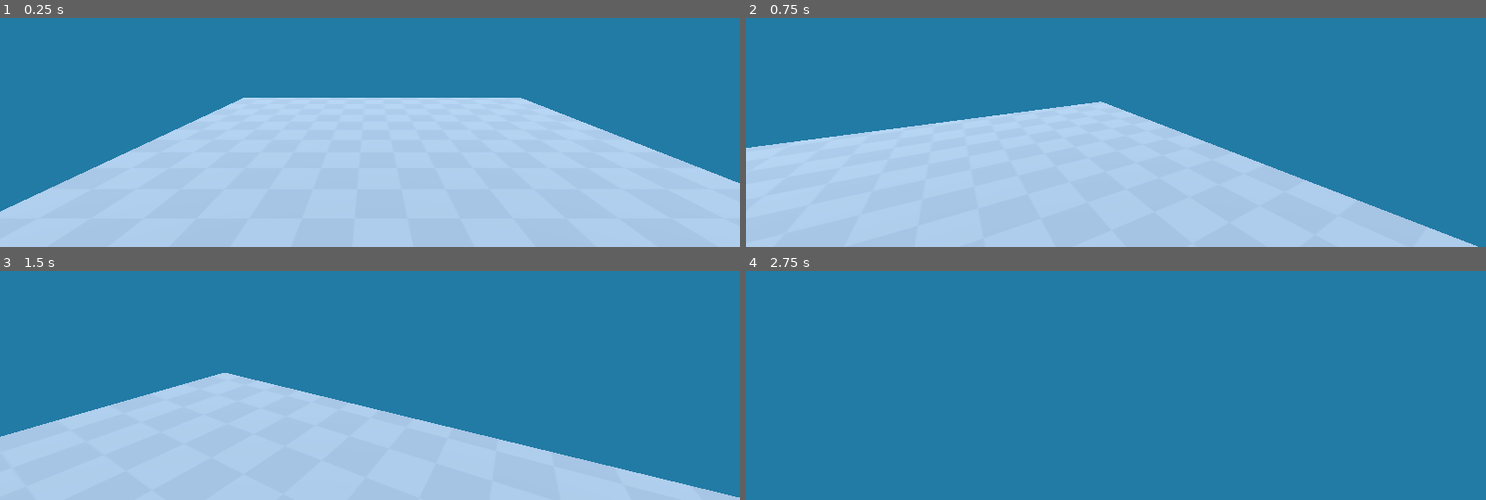
Above: before the commit, frames 1-4 (two rows, left to right).
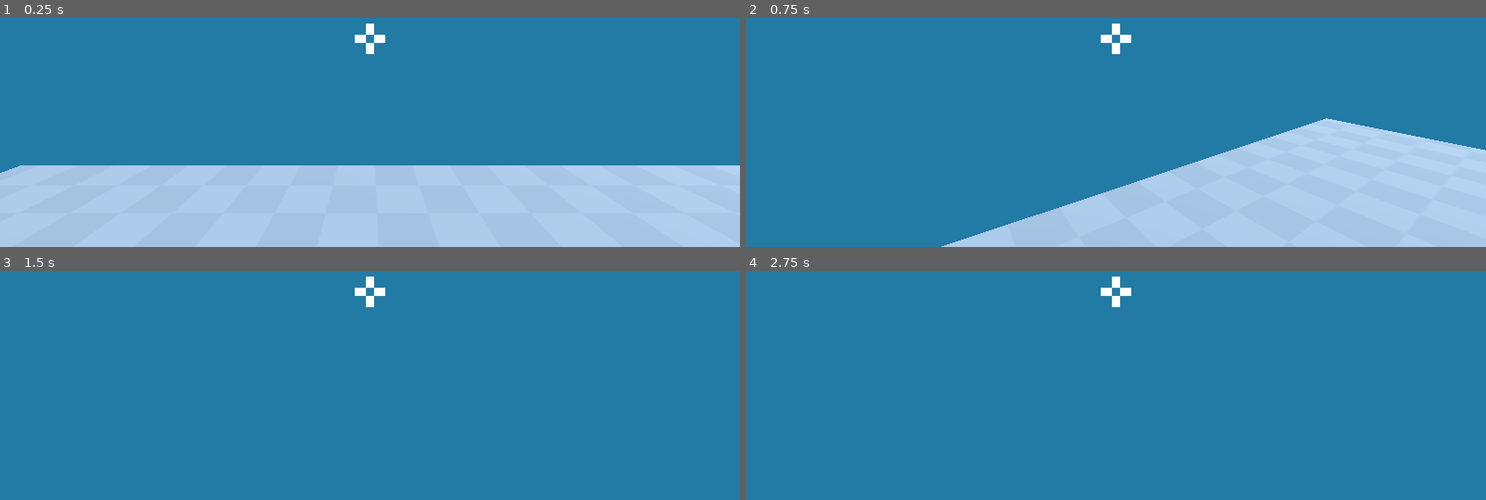
Above: after the commit, the same moments.

Repository: rajariandhana/BaseGame
Game: Godot game, scene res://game.tscn
Same seed, same stepped clock (60 frames per second), same inputs: the game is played once before the commit and once after it.
Inputs (mouse positions are in pixels of both pictures, inside the frame that each line leads up to):
- Up to frame 1 (0.25 s): no input
- Up to frame 2 (0.75 s): tap Enter at 0.5 s; move the mouse to (1153, 36) at 0.52 s; hold W (move_forward) from 0.53 s (still down); tap E (interact_e, bound only after the commit) at 0.6 s; click (1153, 36) at 0.67 s
- Up to frame 3 (1.5 s): keep holding W (move_forward); tap Space (jump) at 0.77 s; move the mouse to (333, 293) at 1.27 s; tap E (interact_e, bound only after the commit) at 1.35 s; click (333, 293) at 1.42 s
- Up to frame 4 (2.75 s): keep holding W (move_forward); tap Space (jump) at 1.52 s; move the mouse to (1130, 284) at 2.02 s; tap E (interact_e, bound only after the commit) at 2.1 s; click (1130, 284) at 2.17 s

The runs differ from the first frame. In frame 1, 19% of the frame differs, in the area x 0-100%, y 2-85%; in frame 2, 37%, in the area x 0-100%, y 2-100%; in frame 3, 33%; in frame 4, 0.2%.

Commit message:
feat: example box interaction

Diff:
--- /dev/null
+++ b/area_3d.gd
@@ -0,0 +1,2 @@
+extends Area3D
+@export var interact_root: Node3D
--- /dev/null
+++ b/box.tscn
@@ -0,0 +1,16 @@
+[gd_scene load_steps=4 format=3 uid="uid://c3o23yup4gxny"]
+
+[ext_resource type="Script" uid="uid://l0n7tce0s0r0" path="res://interactable.gd" id="1_g2tbl"]
+
+[sub_resource type="BoxMesh" id="BoxMesh_oyhfb"]
+
+[sub_resource type="BoxShape3D" id="BoxShape3D_g2tbl"]
+
+[node name="Box" type="StaticBody3D"]
+script = ExtResource("1_g2tbl")
+
+[node name="MeshInstance3D" type="MeshInstance3D" parent="."]
+mesh = SubResource("BoxMesh_oyhfb")
+
+[node name="CollisionShape3D" type="CollisionShape3D" parent="."]
+shape = SubResource("BoxShape3D_g2tbl")
--- a/game.tscn
+++ b/game.tscn
@@ -1,7 +1,8 @@
-[gd_scene load_steps=4 format=3 uid="uid://d2pq2x2sxwy4l"]
+[gd_scene load_steps=5 format=3 uid="uid://d2pq2x2sxwy4l"]
 
 [ext_resource type="Material" uid="uid://bx1leba4qjja8" path="res://basic.tres" id="1_80nbo"]
 [ext_resource type="PackedScene" uid="uid://cmepnq7pdcy3o" path="res://player.tscn" id="2_e2o6t"]
+[ext_resource type="PackedScene" uid="uid://c3o23yup4gxny" path="res://box.tscn" id="4_fc0e3"]
 
 [sub_resource type="Environment" id="Environment_mwb40"]
 background_mode = 1
@@ -17,7 +18,7 @@
 
 [node name="Game" type="Node3D"]
 
-[node name="CSGBox3D" type="CSGBox3D" parent="."]
+[node name="Ground0" type="CSGBox3D" parent="."]
 transform = Transform3D(1, 0, 0, 0, 1, 0, 0, 0, 1, 0, -0.5, 0)
 use_collision = true
 size = Vector3(8, 1, 12.519)
@@ -30,4 +31,12 @@
 transform = Transform3D(1, 0, 0, 0, 0.866025, 0.5, 0, -0.5, 0.866025, 0, 3, 4)
 
 [node name="Player" parent="." instance=ExtResource("2_e2o6t")]
-transform = Transform3D(1, 0, 0, 0, 1, 0, 0, 0, 1, -0.355034, 1, 1.56765)
+transform = Transform3D(-4.37114e-08, 0, 1, 0, 1, 0, -1, 0, -4.37114e-08, -0.355034, 1, 1.56765)
+
+[node name="Box1" parent="." instance=ExtResource("4_fc0e3")]
+transform = Transform3D(1, 0, 0, 0, 1, 0, 0, 0, 1, 1.95505, 0.5, 1.74605)
+interact_key = "interact_e"
+
+[node name="Box2" parent="." instance=ExtResource("4_fc0e3")]
+transform = Transform3D(1, 0, 0, 0, 1, 0, 0, 0, 1, 1.95505, 2.02961, 1.74605)
+interact_key = "interact_f"
--- /dev/null
+++ b/interactable.gd
@@ -0,0 +1,40 @@
+extends CollisionObject3D
+class_name Interactable
+
+@export var hover_message: String
+@export var interact_key: String = "interact_e"
+
+func mouse_button_to_text(button: int) -> String:
+	match button:
+		MOUSE_BUTTON_LEFT:
+			return "LMB"
+		MOUSE_BUTTON_RIGHT:
+			return "RMB"
+		MOUSE_BUTTON_MIDDLE:
+			return "MMB"
+		MOUSE_BUTTON_WHEEL_UP:
+			return "Wheel Up"
+		MOUSE_BUTTON_WHEEL_DOWN:
+			return "Wheel Down"
+		_:
+			return "Mouse %d" % button
+
+func get_prompt():
+	var key_name = ""
+	for event in InputMap.action_get_events(interact_key):
+		if event is InputEventKey:
+			key_name = event.as_text_physical_keycode()
+			break
+		elif event is InputEventMouseButton:
+			key_name = mouse_button_to_text(event.button_index)
+			break
+	var result: String = ""
+	if hover_message:
+		result += hover_message
+	else:
+		result += "I am " + name
+	result += "\n[" + key_name + "]"
+	return result
+
+func interact(body):
+	print("Interacting with " + name)
--- a/player.gd
+++ b/player.gd
@@ -5,11 +5,23 @@
 
 const SPEED = 5.5 # 5.5 meter/second
 
+const RAY_LENGTH: float = 1000.0
+
+@onready var camera_3d: Camera3D = %Camera3D
+@onready var ray_cast_3d: RayCast3D = $Camera3D/RayCast3D
+@onready var space_state = get_world_3d().direct_space_state
+
+@onready var interact_ray: RayCast3D = $Camera3D/InteractRay
+@onready var hover_message: Label = $CanvasLayer/HoverMessage
+
+var interacting: Node = null
+
 func _ready() -> void:
+	#return
 	Input.set_mouse_mode(Input.MOUSE_MODE_CAPTURED)
 
 func _unhandled_input(event: InputEvent) -> void:
-	#print(event)
+	#return
 	if event.is_action_pressed("ui_cancel"):
 		Input.set_mouse_mode(Input.MOUSE_MODE_VISIBLE)
 	elif event is InputEventMouseMotion:
@@ -21,7 +33,42 @@
 			60.0
 		)
 
+func get_aim_target():
+	var origin = camera_3d.global_transform.origin
+	var direction = -camera_3d.global_transform.basis.z
+
+	var query = PhysicsRayQueryParameters3D.create(
+		origin,
+		origin + direction * RAY_LENGTH
+	)
+	query.exclude = [self]
+	query.collide_with_areas = true
+	var result = space_state.intersect_ray(query)
+	return result
+
+func _process(delta):
+	var hit = get_aim_target()
+	if hit and hit.collider.is_in_group("interactable"):
+		var n := hit.collider as Area3D
+		var current = n.interact_root.get_interact()
+		if current != interacting:
+			interacting = current
+			n.interact_root.interact()
+	else:
+		interacting = null
+
+func ray():
+	hover_message.text = ""
+	if interact_ray.is_colliding():
+		var collider = interact_ray.get_collider()
+		if collider is Interactable:
+			hover_message.text = collider.get_prompt()
+			if Input.is_action_just_pressed(collider.interact_key):
+				collider.interact(owner)
+
 func _physics_process(delta: float) -> void:
+	ray()
+
 	var input_direction_2D = Input.get_vector(
 		"move_left",
 		"move_right",
--- a/player.tscn
+++ b/player.tscn
@@ -1,6 +1,7 @@
-[gd_scene load_steps=4 format=3 uid="uid://cmepnq7pdcy3o"]
+[gd_scene load_steps=5 format=3 uid="uid://cmepnq7pdcy3o"]
 
 [ext_resource type="Script" uid="uid://cdtub6od8b4ox" path="res://player.gd" id="1_4flbx"]
+[ext_resource type="Texture2D" uid="uid://oq383ns5viex" path="res://crosshair.png" id="2_onrkg"]
 
 [sub_resource type="CapsuleMesh" id="CapsuleMesh_sh265"]
 
@@ -18,3 +19,40 @@
 [node name="Camera3D" type="Camera3D" parent="."]
 unique_name_in_owner = true
 transform = Transform3D(1, 0, 0, 0, 1, 0, 0, 0, 1, 0, 0.7, 0)
+far = 1000.0
+
+[node name="InteractRay" type="RayCast3D" parent="Camera3D"]
+target_position = Vector3(0, 0, -2)
+
+[node name="CanvasLayer" type="CanvasLayer" parent="."]
+
+[node name="TextureRect" type="TextureRect" parent="CanvasLayer"]
+anchors_preset = 8
+anchor_left = 0.5
+anchor_top = 0.5
+anchor_right = 0.5
+anchor_bottom = 0.5
+offset_left = -20.0
+offset_top = -20.0
+offset_right = 20.0
+offset_bottom = 20.0
+grow_horizontal = 2
+grow_vertical = 2
+texture = ExtResource("2_onrkg")
+
+[node name="HoverMessage" type="Label" parent="CanvasLayer"]
+anchors_preset = 7
+anchor_left = 0.5
+anchor_top = 1.0
+anchor_right = 0.5
+anchor_bottom = 1.0
+offset_left = -271.0
+offset_top = -309.0
+offset_right = 271.0
+offset_bottom = -264.0
+grow_horizontal = 2
+grow_vertical = 0
+theme_override_font_sizes/font_size = 32
+text = "[HOVER MESSAGE]"
+horizontal_alignment = 1
+vertical_alignment = 1
--- a/project.godot
+++ b/project.godot
@@ -19,6 +19,10 @@
 
 window/size/viewport_width=1920
 window/size/viewport_height=1080
+
+[global_group]
+
+interactable=""
 
 [input]
 
@@ -47,6 +51,21 @@
 "events": [Object(InputEventKey,"resource_local_to_scene":false,"resource_name":"","device":-1,"window_id":0,"alt_press …(191 unchanged characters)…
 ]
 }
+mouse_left_click={
+"deadzone": 0.2,
+"events": [Object(InputEventMouseButton,"resource_local_to_scene":false,"resource_name":"","device":-1,"window_id":0,"alt_pressed":false,"shift_pressed":false,"ctrl_pressed":false,"meta_pressed":false,"button_mask":0,"position":Vector2(0, 0),"global_position":Vector2(0, 0),"factor":1.0,"button_index":1,"canceled":false,"pressed":false,"double_click":false,"script":null)
+]
+}
+interact_e={
+"deadzone": 0.2,
+"events": [Object(InputEventKey,"resource_local_to_scene":false,"resource_name":"","device":-1,"window_id":0,"alt_pressed":false,"shift_pressed":false,"ctrl_pressed":false,"meta_pressed":false,"pressed":false,"keycode":0,"physical_keycode":69,"key_label":0,"unicode":101,"location":0,"echo":false,"script":null)
+]
+}
+interact_f={
+"deadzone": 0.2,
+"events": [Object(InputEventKey,"resource_local_to_scene":false,"resource_name":"","device":-1,"window_id":0,"alt_pressed":false,"shift_pressed":false,"ctrl_pressed":false,"meta_pressed":false,"pressed":false,"keycode":0,"physical_keycode":70,"key_label":0,"unicode":102,"location":0,"echo":false,"script":null)
+]
+}
 
 [rendering]
 
Not shown, added: area_3d.gd.uid
Binary file added: crosshair.png
Not shown, added: crosshair.png.import
Not shown, added: interactable.gd.uid
